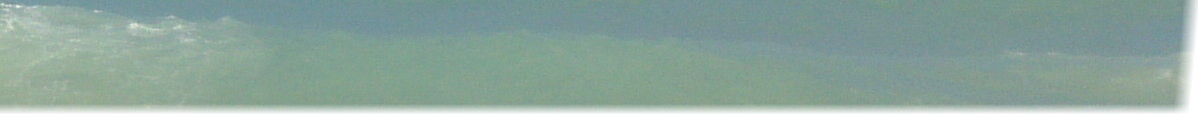
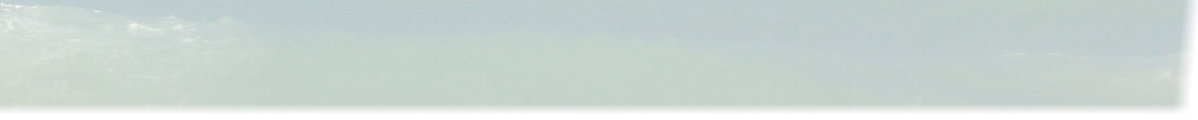
Layer changes from the first w=1198, h=120 image to the second:
added layer "qbwave.png" (40%) above "Background" over [0, 0, 1198, 114]
renamed "IMG_20140915_102217.jpg" to "Background", opacity 85% → 100%, painted on it, unmasked it over [0, 0, 1198, 114]
